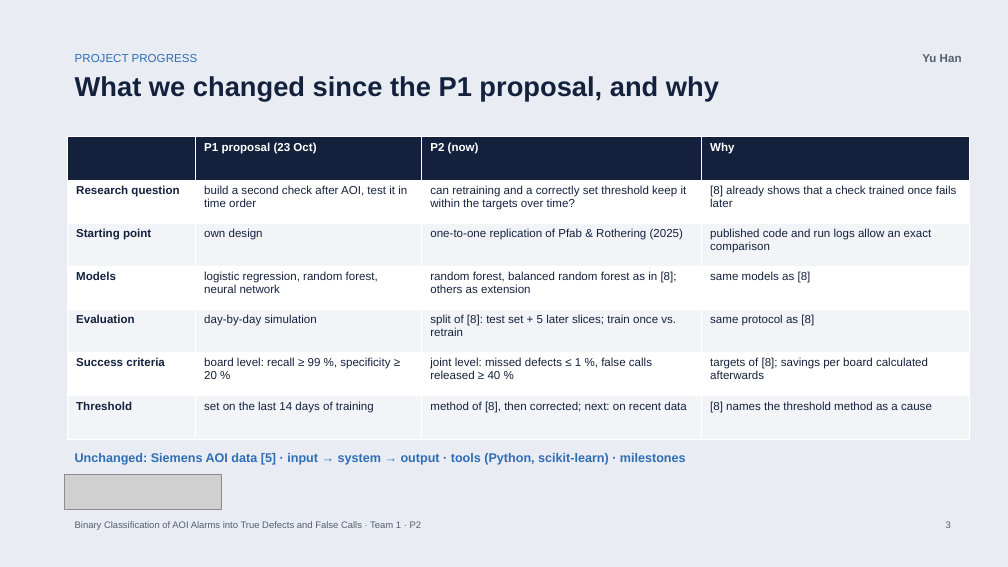
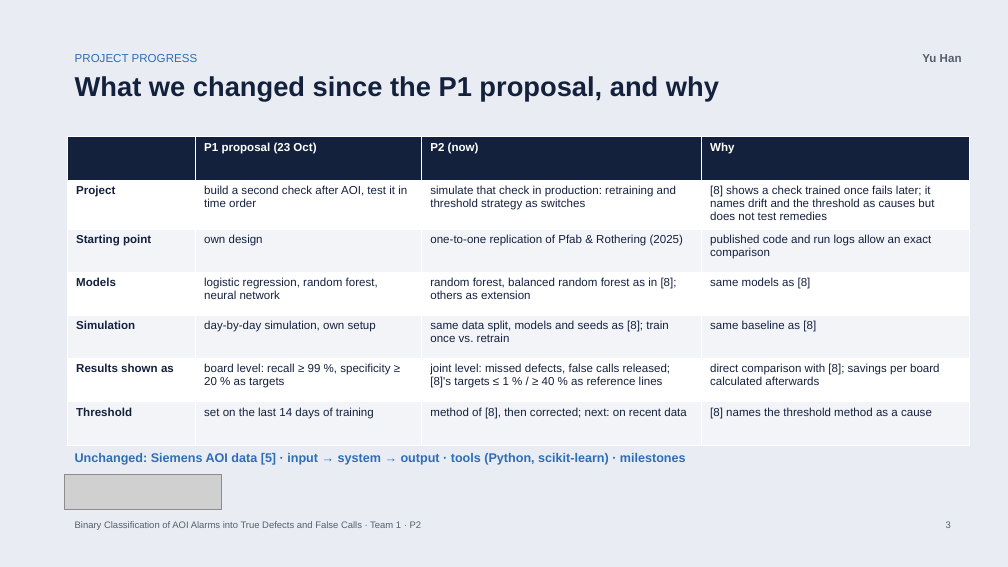
Before and after one commit to bodhi584/aoi-false-call-classification, a slide deck: slide 3 of docs/slides_p2.pptx. Drawn at 1008x567 pixels with LibreOffice and Linux fonts; fonts in the diff are those of the drawing; grey boxes stand for pictures. Boxes give left, top, right and bottom in pixels: in the first picture for what was removed or moved away, otherwise in the second. Text is boxed around its words. In the diff, an @@ line names an element or a change of style, - is before the commit and + after.

Commit message:
Frame the project as a production simulation with switches; targets of Pfab & Rothering as reference lines (#32, #36)

```diff
--- a/docs/slides_p2.pptx
+++ b/docs/slides_p2.pptx
@@ table at <box>67,137,969,439</box> @@
-row 2: Research question | build a second check after AOI, test it in time order | can retraining and a correctly set threshold keep it within the targets over time? | [8] already shows that a check trained once fails later
+row 2: Project | build a second check after AOI, test it in time order | simulate that check in production: retraining and threshold strategy as switches | [8] shows a check trained once fails later; it names drift and the threshold as causes but does not test remedies
-row 5: Evaluation | day-by-day simulation | split of [8]: test set + 5 later slices; train once vs. retrain | same protocol as [8]
+row 5: Simulation | day-by-day simulation, own setup | same data split, models and seeds as [8]; train once vs. retrain | same baseline as [8]
-row 6: Success criteria | board level: recall ≥ 99 %, specificity ≥ 20 % | joint level: missed defects ≤ 1 %, false calls released ≥ 40 % | targets of [8]; savings per board calculated afterwards
+row 6: Results shown as | board level: recall ≥ 99 %, specificity ≥ 20 % as targets | joint level: missed defects, false calls released; [8]'s targets ≤ 1 % / ≥ 40 % as reference lines | direct comparison with [8]; savings per board calculated afterwards
```
Also in this commit, not shown: 5 other slides changed, 3 other files.
